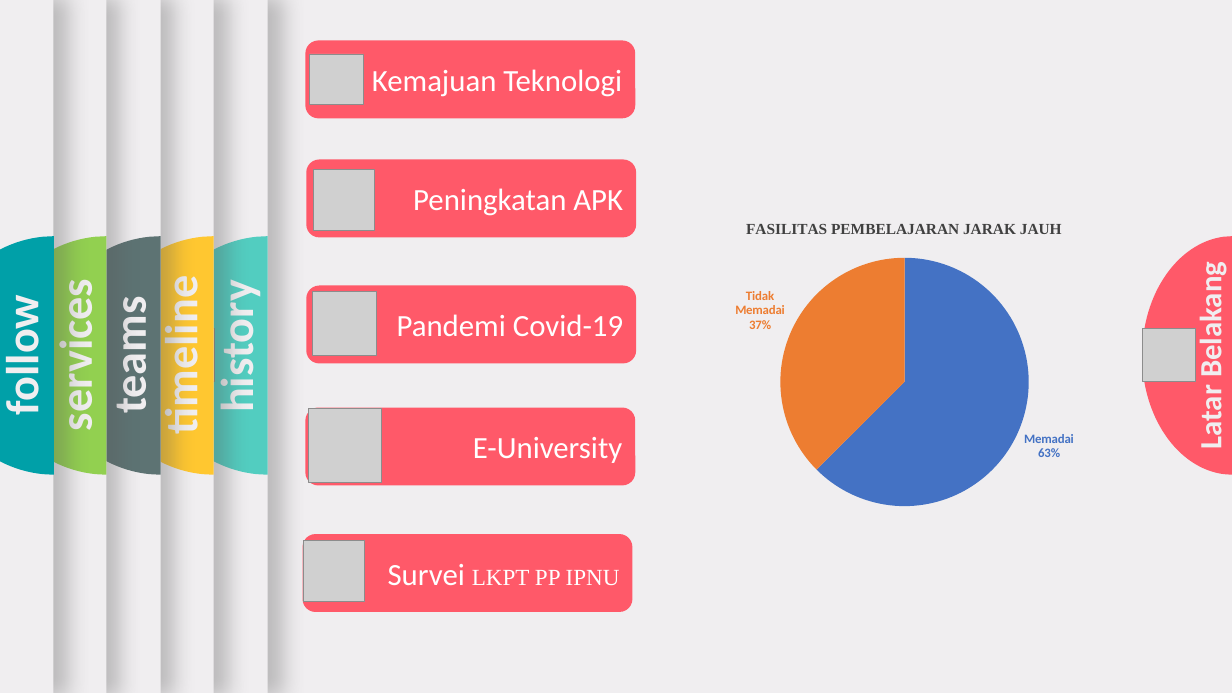
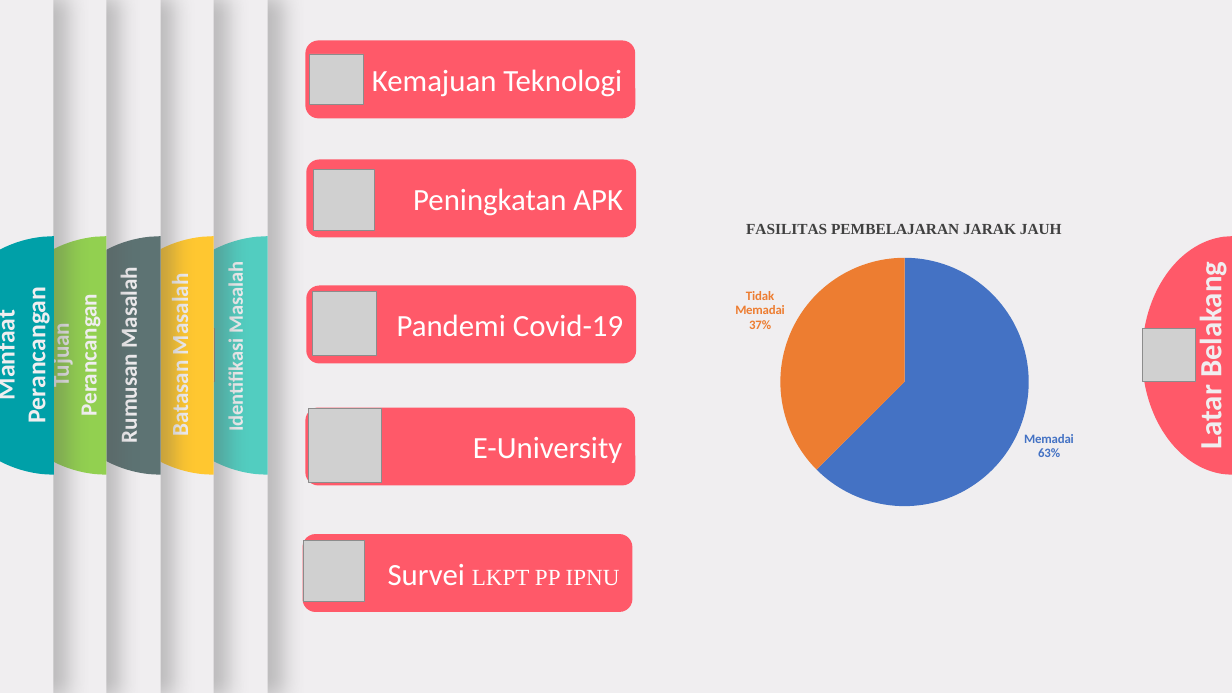
Before and after one commit to triadmoko/skripsi, a slide deck: slide 5 of Sempro/Sempro .pptx. Drawn at 1232x693 pixels with LibreOffice and Linux fonts; fonts in the diff are those of the drawing; grey boxes stand for pictures; background and template pictures are left out. Boxes give left, top, right and bottom in pixels: in the first picture for what was removed or moved away, otherwise in the second. Text is boxed around its words. In the diff, an @@ line names an element or a change of style, - is before the commit and + after.

```diff
--- a/Sempro/Sempro .pptx
+++ b/Sempro/Sempro .pptx
@@ text added at box(223, 268, 248, 429), 16 pt, text #F0EEF0, bold @@
+Identifikasi Masalah
@@ text added at box(115, 275, 143, 441), 18 pt, text #F0EEF0, bold @@
+Rumusan Masalah
@@ text removed at box(153, 291, 209, 430) @@
-timeline
@@ text added at box(166, 281, 194, 434), 18 pt, text #F0EEF0, bold @@
+Batasan Masalah
@@ text removed at box(209, 293, 265, 409) @@
-history
@@ text at box(0, 301, 52, 420): text changed; size 36 to 20 pt @@
-follow
+Manfaat Perancangan
@@ text at box(47, 307, 103, 413): text changed; size 36 to 18 pt @@
-services
+Tujuan Perancangan
@@ text removed at box(102, 307, 158, 410) @@
-teams
```
Also in this commit, not shown: 2 other slides changed, 5 slides added, 1 slide removed, 1 other file.
